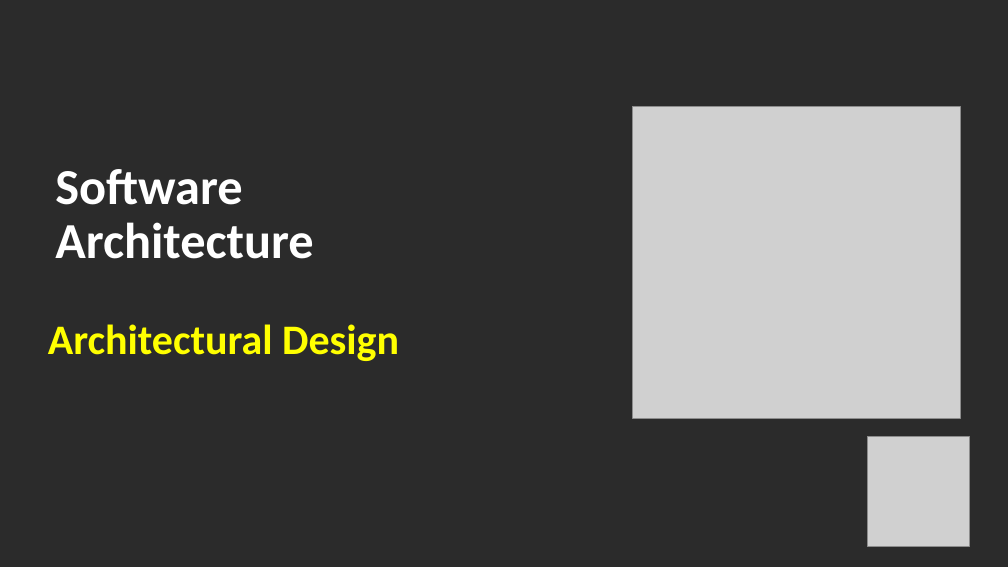
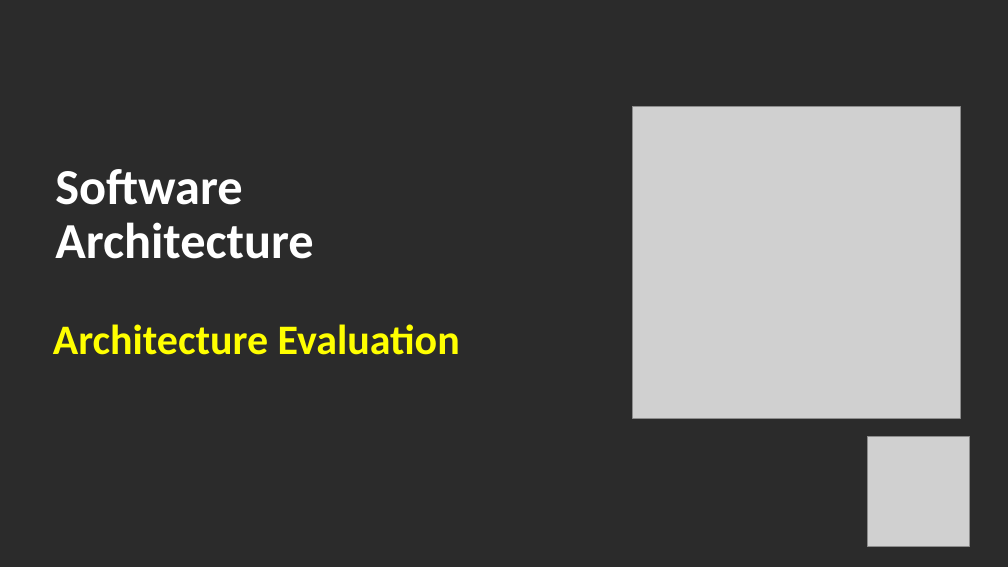
Before and after one commit to Jucer74/SoftwareArchitecture, a slide deck: slide 1 of Clases/05-ArchitectureEvaluation/SoftwareArchitecture-ArchitectureEvaluation.pptx. Drawn at 1008x567 pixels with LibreOffice and Linux fonts; fonts in the diff are those of the drawing; grey boxes stand for pictures; background and template pictures are left out; a plain dark background stands for a picture behind light text. Boxes give left, top, right and bottom in pixels: in the first picture for what was removed or moved away, otherwise in the second. Text is boxed around its words. In the diff, an @@ line names an element or a change of style, - is before the commit and + after.

```diff
--- a/Clases/05-ArchitectureEvaluation/SoftwareArchitecture-ArchitectureEvaluation.pptx
+++ b/Clases/05-ArchitectureEvaluation/SoftwareArchitecture-ArchitectureEvaluation.pptx
@@ text at (53, 324, 460, 355): text changed @@
-Architectural Design
+Architecture Evaluation
```
Also in this commit, not shown: 1 other slide changed, 1 slide added, 1 slide removed.
